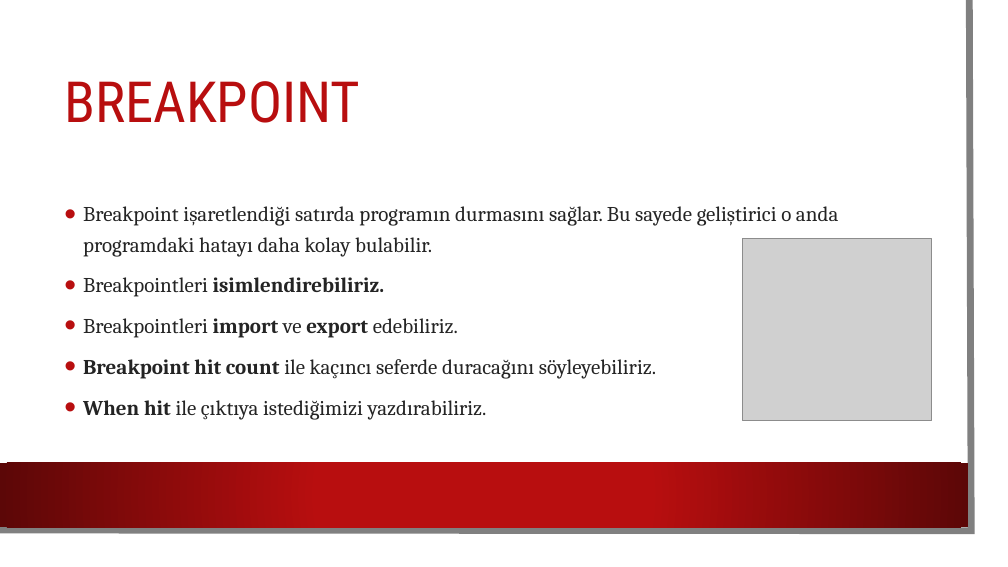
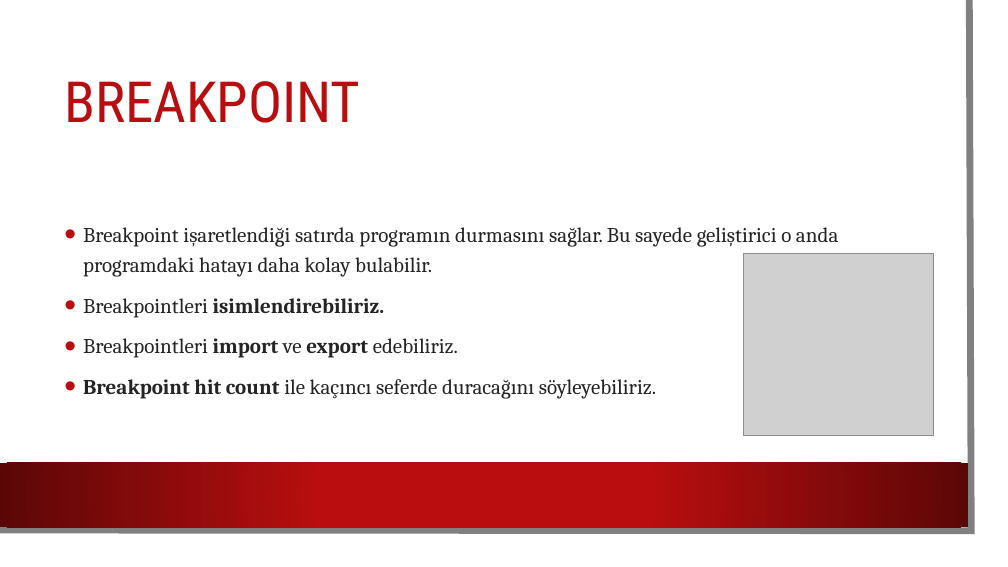
Before and after one commit to sametozalp/staj, a slide deck: slide 7 of debug.pptx (slide 8 before the commit). Drawn at 1008x567 pixels with LibreOffice and Linux fonts; fonts in the diff are those of the drawing; grey boxes stand for pictures; background and template pictures are left out. Boxes give left, top, right and bottom in pixels: in the first picture for what was removed or moved away, otherwise in the second. Text is boxed around its words. In the diff, an @@ line names an element or a change of style, - is before the commit and + after.

```diff
--- a/debug.pptx
+++ b/debug.pptx
@@ picture: place and size @@
-picture at box(743, 238, 932, 420)
+picture at box(744, 253, 934, 436)
@@ text at box(83, 400, 487, 420): paragraph removed @@
-• When hit ile çıktıya istediğimizi yazdırabiliriz.
```
Also in this commit, not shown: 1 slide removed, 1 other file.
